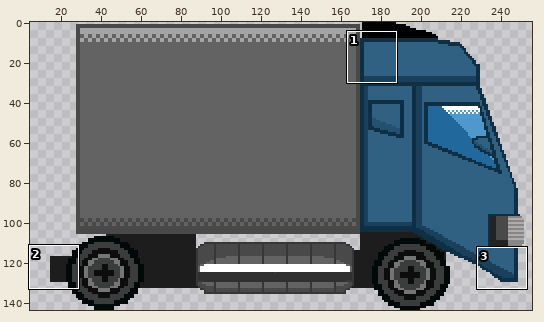
Two states of a sprite sheet, Assets/Textures/Environment/Truck.png. Above: a wide view before the commit, with the close-up outlined.
Close-up. Before the commit:
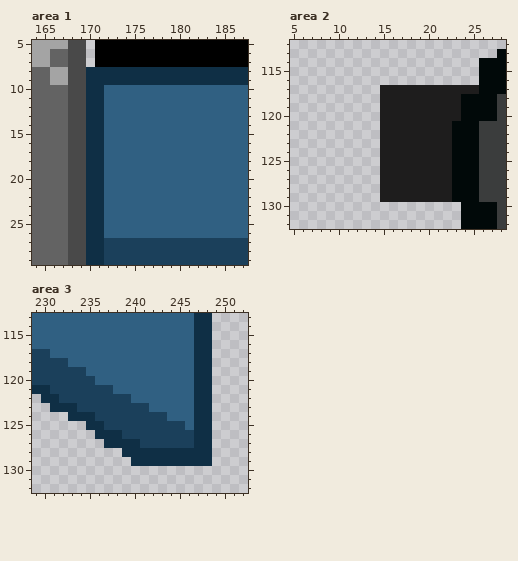
The file is 256x144 pixels. Colours within 5 levels of each other are drawn and written as one. Shown: area 1: x 164..187, y 5..29; area 2: x 5..28, y 112..132; area 3: x 229..252, y 113..132. The wide view leaves out empty margins. The commit also changed other parts of the picture, which this record leaves out.
After the commit:
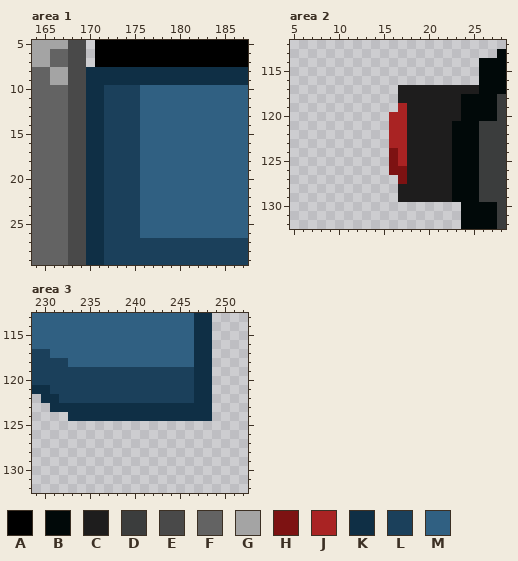
Palette (. is transparent): A #000000  B #010909  C #1e1d1d  D #3b3d3d  E #494949  F #636363  G #a4a4a4  H #7d1212  J #a92323  K #0f2f45  L #1b405b  M #306082
What changed:
Area 1:
y 10..26: x 172..175 MMMM -> LLLL
Area 2:
y 117..118: x 15..16 CC -> ..
y 119: x 15..17 CCC -> ..J
y 120..123: x 15..17 CCC -> .JJ
y 124..125: x 15..17 CCC -> .HJ
y 126: x 15..17 CCC -> .HH
y 127: x 15..17 CCC -> ..H
y 128..129: x 15..16 CC -> ..
Area 3:
y 119: x 235..246 MMMMMMMMMMMM -> LLLLLLLLLLLL
y 120: x 236..246 MMMMMMMMMMM -> LLLLLLLLLLL
y 121: x 238..246 MMMMMMMMM -> LLLLLLLLL
y 122: x 240..246 MMMMMMM -> LLLLLLL
y 123: x 234..246 LLLLLLLLMMMMM -> KKKKKKKKKKKKK
y 124: x 236..246 LLLLLLLLMMM -> KKKKKKKKKKK
y 125: x 235..248 KKLLLLLLLLLMKK -> ..............
y 126: x 236..248 KKKLLLLLLLLKK -> .............
y 127: x 237..248 KKKKLLLLLLKK -> ............
y 128: x 239..248 KKKKKKKKKK -> ..........
y 129: x 240..248 KKKKKKKKK -> .........
Boxes around the changes in both close-ups, in picture pixels (x1, y1, x2, y2):
changed: (104, 85, 140, 238)
changed: (380, 85, 407, 202)
changed: (77, 367, 212, 466)
